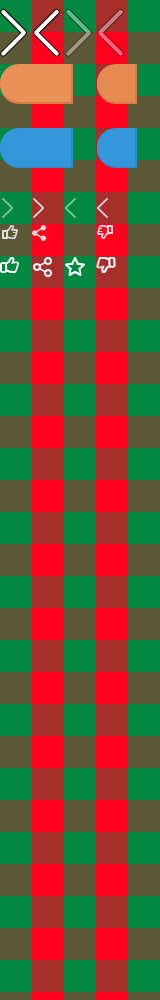
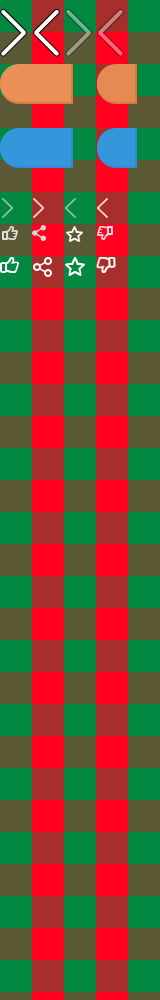
Two versions of the same layered image (160px x 1000px). Layer-by-layer changes:
added layer "favorite_small" above "favorite_large" over [66, 226, 83, 242]
painted on "degrade_small" over [97, 225, 113, 240]
painted on "praise_small" over [2, 225, 18, 240]
